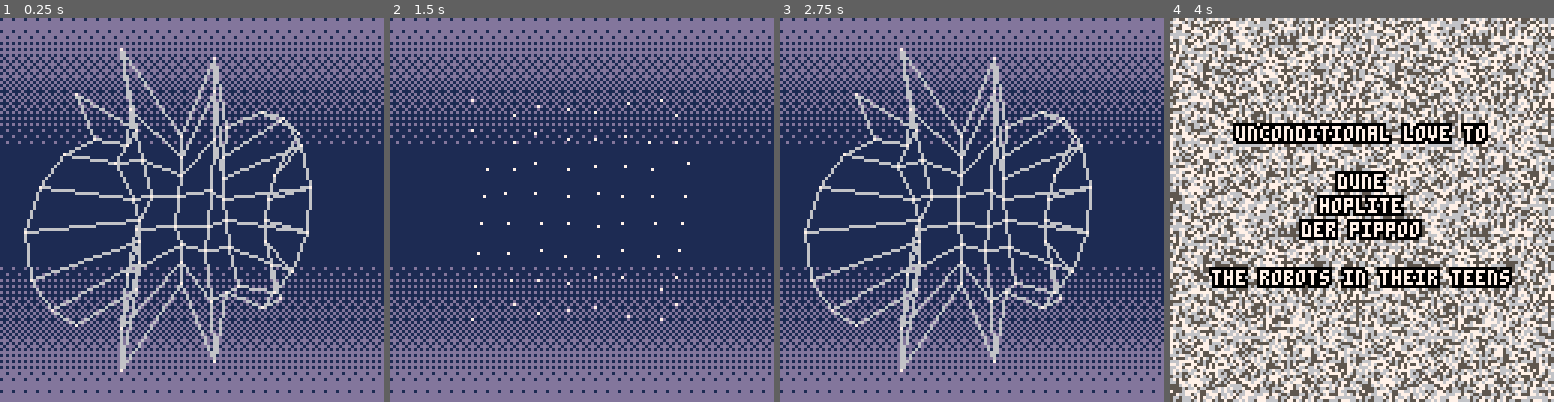
Above: before the commit, frames 1-4 (left to right).
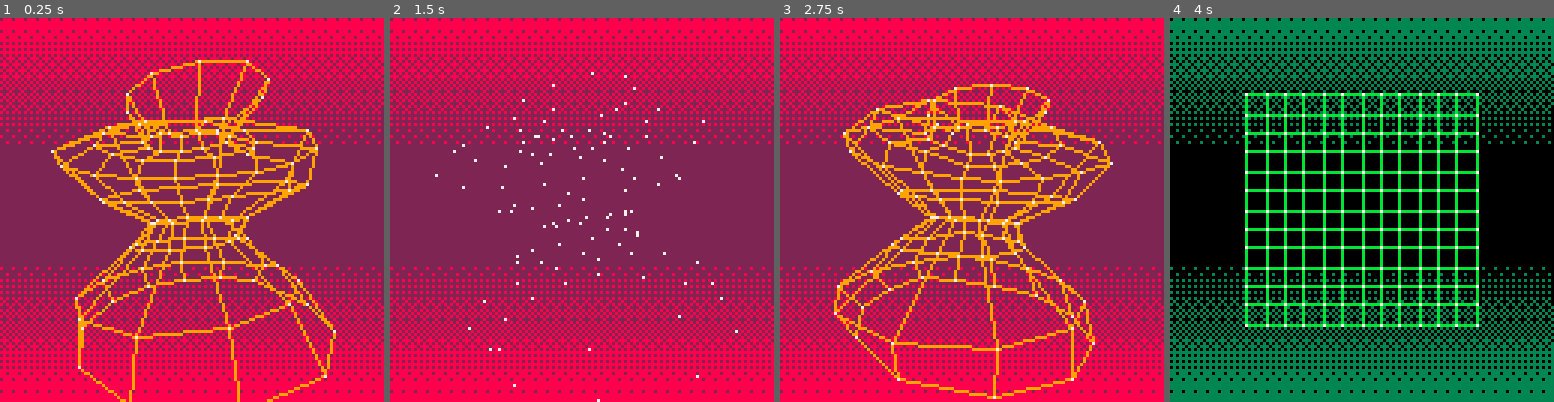
Above: after the commit, the same moments.

Repository: xavier/pico8
Game: PICO-8 cartridge srol.p8
Two runs of this game, one before a commit and one after it. Both use one fixed random seed, a clock stepped at 60 frames per second and the inputs below.
Inputs:
- Up to frame 1 (0.25 s): no input
- Up to frame 2 (1.5 s): tap O (Z key) at 0.33, 0.7, 1.43 s; tap X (X key) at 1.07 s
- Up to frame 3 (2.75 s): hold Left 1.97-2.37 s; tap X (X key) at 2.07, 2.4, 2.73 s; tap O (Z key) at 2.22 s
- Up to frame 4 (4 s): hold Right 2.87-3.53 s; tap X (X key) at 3.07, 3.4, 3.73 s; tap O (Z key) at 3.1, 3.98 s

The runs differ from the first frame. In frame 1, 100% of the frame differs, in the area x 0-100%, y 0-100%; in frame 2, 100%; in frame 3, 100%; in frame 4, 95%.

Commit message:
Add cylinder thingy

Diff:
--- a/srol.p8
+++ b/srol.p8
@@ -144,7 +144,7 @@
   vertices = {},
   points = {},
   edges = {},
-  vertex_transform = xform_identity
+  vertex_transform = vertex_transform_identity
  }
 end
 
@@ -223,11 +223,36 @@
  return mesh
 end
 
-function xform_identity(t, _i, v)
+function generate_cylinder_mesh(nv, nh, s)
+ local mesh = new_mesh()
+
+ for i=0,(nv-1) do
+  local y = (0.5-i*(1/nv)) * s[2]
+  for j=0,(nh-1) do
+   local a = j * (1/nh)
+   add(mesh.vertices, {cos(a)*s[1], y, sin(a)*s[3]})
+   add(mesh.points, {x=0, y=0})
+  end
+ end
+
+ for i=1,nv do
+  for j=1,nh do
+  local offset = (i-1) * nh
+   add(mesh.edges, {offset+j, offset+(j%nh)+1})
+   if (i > 1) then
+    add(mesh.edges, {offset+j-nh, offset+j})
+   end
+  end
+ end
+
+ return mesh
+end
+
+function vertex_transform_identity(t, _i, v)
  return v
 end
 
-function xform_wave(t, i, v)
+function vertex_transform_wave(t, i, v)
  local x = 3.5 - (i % 7)
  local y = 3.5 - (i / 7)
  local z = cos(x*0.5+t) * sin(y*0.5+t) -- * 0.005
@@ -246,7 +271,6 @@
   for edge in all(mesh.edges) do
    local p1 = mesh.points[edge[1]]
    local p2 = mesh.points[edge[2]]
-   --line(p1.x+1, p1.y+1, p2.x+1, p2.y+1, 0)
    line(p1.x, p1.y, p2.x, p2.y, curpal.fg)
   end
  end
@@ -316,12 +340,22 @@
  render_mesh(wave_mesh, mypal)
 end
 
+function part_cylinder_update(t)
+ transform_mesh(cylinder_mesh, t)
+end
+
+function part_cylinder_draw()
+ local mypal = palettes.red
+ dithered_background(mypal.bg)
+ render_mesh(cylinder_mesh, mypal)
+end
+
 function part_lhc_update(t)
  transform_mesh(lhc_mesh, t)
 end
 
 function part_lhc_draw()
- local mypal = palettes.red
+ local mypal = palettes.green
  dithered_background(mypal.bg)
  render_mesh(lhc_mesh, mypal)
 end
@@ -364,6 +398,7 @@
 end
 
 parts = {
+ {part_cylinder_update, part_cylinder_draw},
  {part_wave_update, part_wave_draw},
  {part_lhc_update, part_lhc_draw},
  {part_trench_update, part_trench_draw},
@@ -379,11 +414,35 @@
  part_index = 1
 
  wave_mesh = generate_plane_mesh(7, 0.3)
- wave_mesh.vertex_transform = xform_wave
+ wave_mesh.vertex_transform = vertex_transform_wave
 
  lhc_mesh = generate_lhc_mesh(1.5, 3, 1)
  lhc_mesh.vertex_transform = function (t, i, v)
   return addv(rotatev_y(v, t*0.5), {0, 0, 5})
+ end
+
+ local nh = 12
+ local nv = 9
+ cylinder_mesh = generate_cylinder_mesh(nv, nh, {2.5, 7, 2.5})
+ cylinder_mesh.vertex_transform = function (t, i, v)
+  local wave = sin(t*0.5)
+  local y = (i/nh)
+  local wavelet = cos(t*0.8+(y/nv)*2)
+  local warp = {
+   1+.5*wavelet,
+   1+0.25*wavelet,
+   1+.5*wavelet
+  }
+  return addv(
+   rotatev_z(
+    rotatev_y(
+     scalev(v, warp),
+     t*0.1
+    ),
+    0.03 * sin(t*0.2)
+   ),
+   {0, 0, 5}
+  )
  end
 
  trench_mesh = generate_plane_mesh(12, 0.2)
